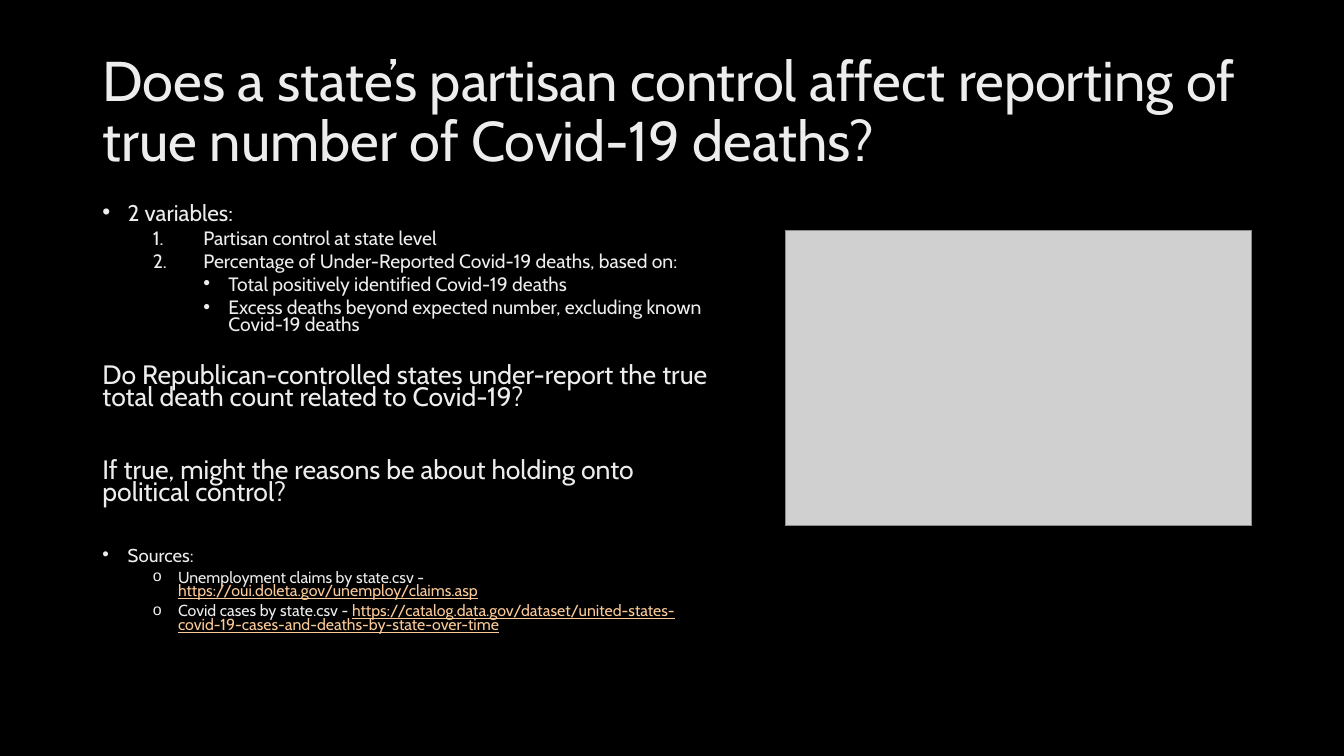
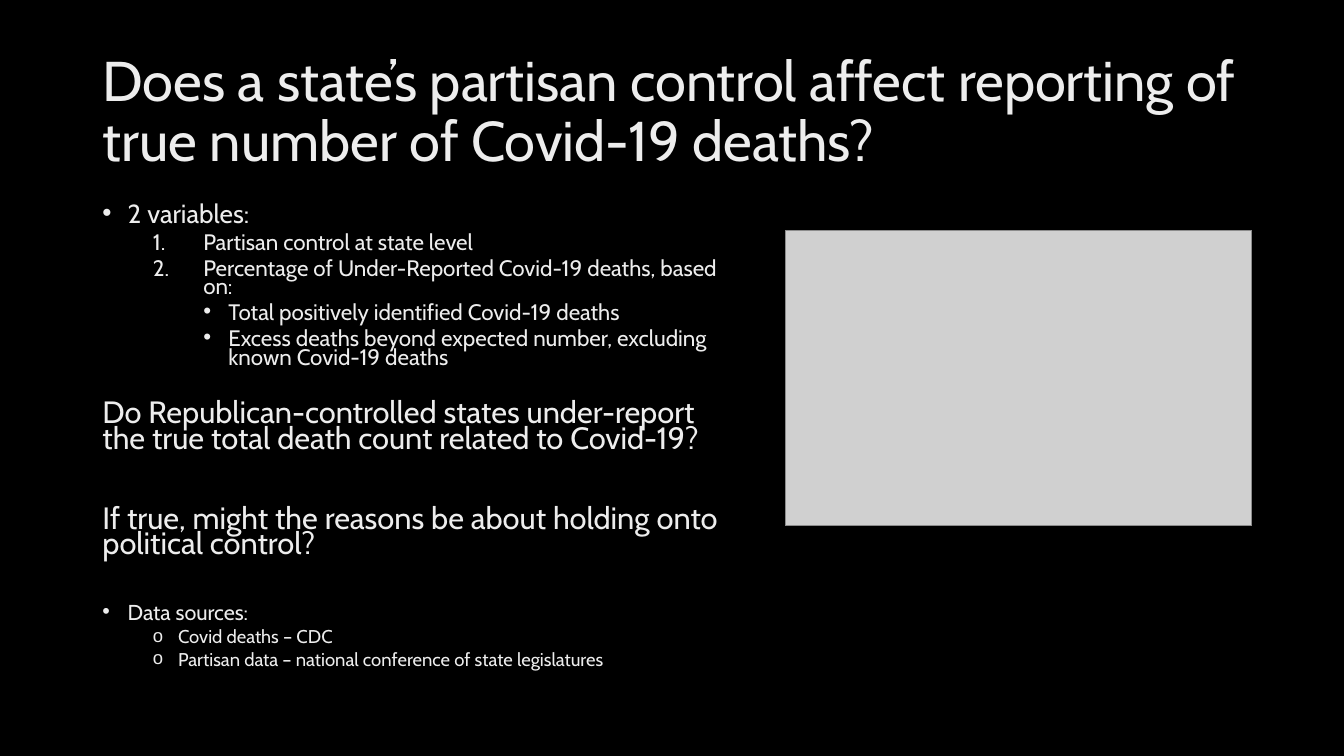
Before and after one commit to rigbysteven67/Project-1-Group-6-Shared, a slide deck: slide 5 of Final Analysis Presentation.pptx. Drawn at 1344x756 pixels with LibreOffice and Linux fonts; fonts in the diff are those of the drawing; grey boxes stand for pictures; background and template pictures are left out. Boxes give left, top, right and bottom in pixels: in the first picture for what was removed or moved away, otherwise in the second. Text is boxed around its words. In the diff, an @@ line names an element or a change of style, - is before the commit and + after.

Commit message:
updating

```diff
--- a/Final Analysis Presentation.pptx
+++ b/Final Analysis Presentation.pptx
@@ text at [102, 203, 718, 561]: size 16.1 to 18.7 pt in "2 variables:"; size 13.8 to 16 pt in "Partisan control at state level", "Percentage of Under-Reported Covid-19 deaths, based on:", "Total positively identified Covid-19 deaths", "Excess deaths beyond expected number, excluding known ..."; size 19 to 22 pt in "Do Republican-controlled states under-report the true total ...", "If true, might the reasons be about ..." @@
@@ text at [128, 605, 603, 670]: text changed; size 11.4 to 13.2 pt; text colour #FBCA98 to gradient #BFBFBF to #EDEDED to #FFFFFF @@
-• Sources:
-  o Unemployment claims by state.csv - https://oui.doleta.gov/unemploy/claims.asp
-  o Covid cases by state.csv - https://catalog.data.gov/dataset/united-states-covid-19-cases-and-deaths-by-state-over-time
+• Data sources:
+  o Covid deaths – CDC
+  o Partisan data – national conference of state legislatures
```
Also in this commit, not shown: 1 other slide changed.
